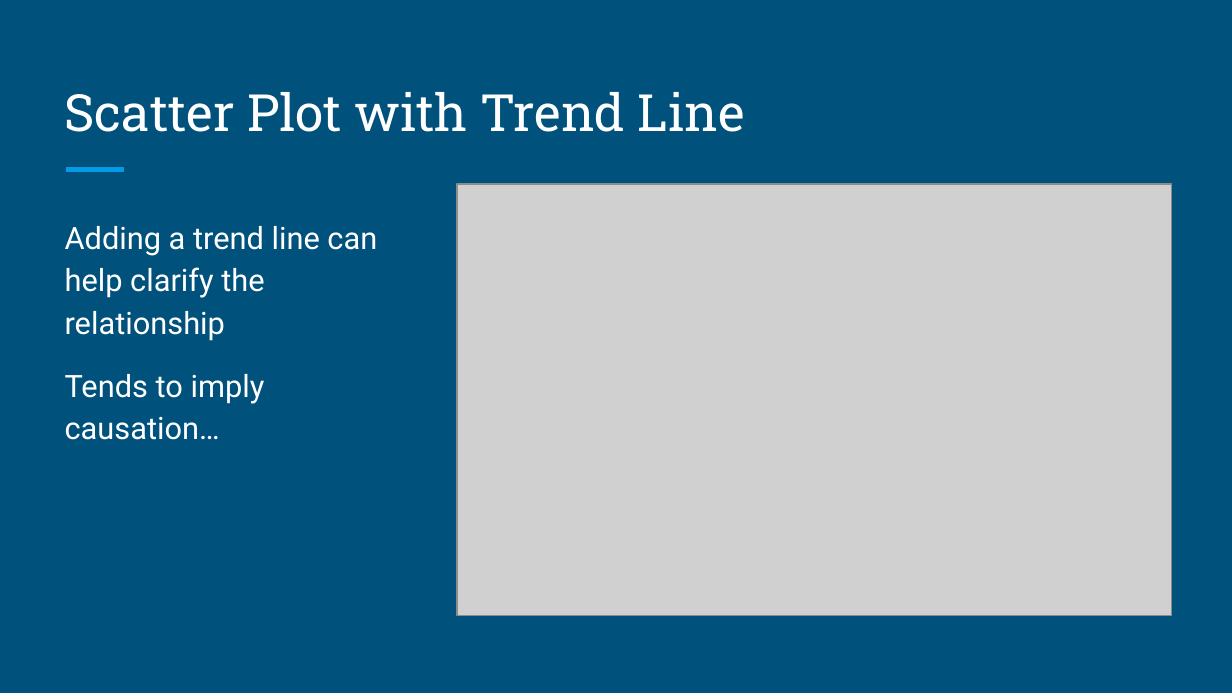
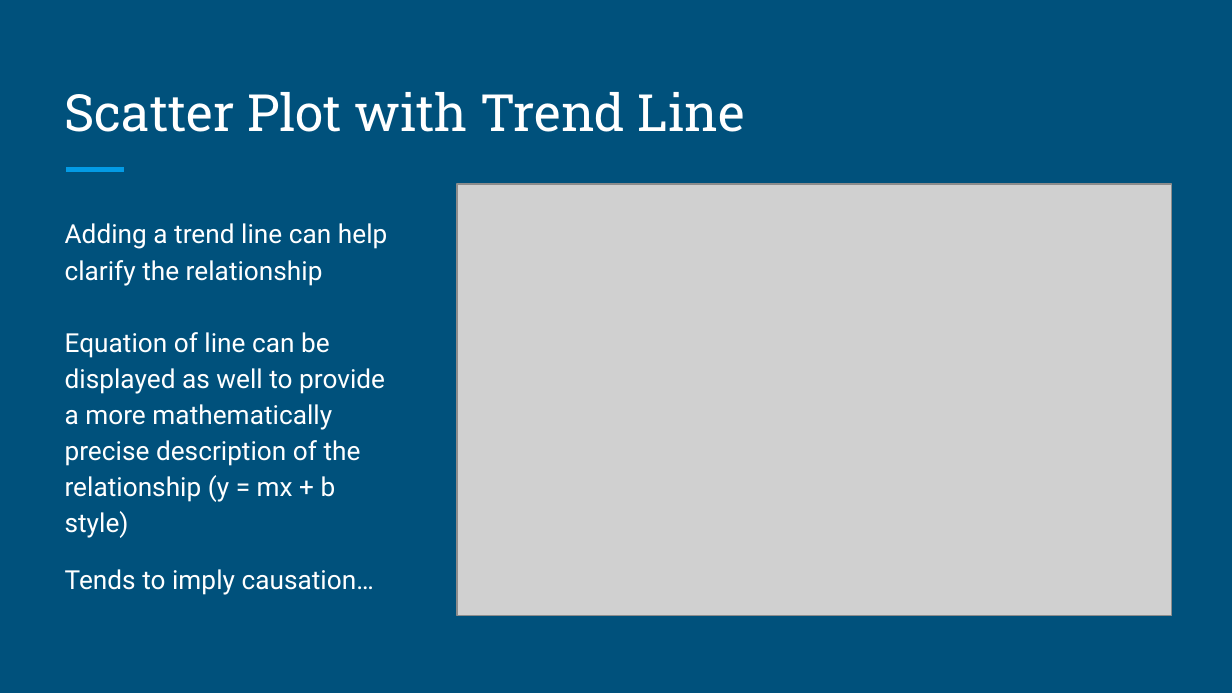
Before and after one commit to rjwrobel86/applied-business-statistics, a slide deck: slide 30 of course-materials/slides/Organizing & Visualizing Data.pptx. Drawn at 1232x693 pixels with LibreOffice and Linux fonts; fonts in the diff are those of the drawing; grey boxes stand for pictures. Boxes give left, top, right and bottom in pixels: in the first picture for what was removed or moved away, otherwise in the second. Text is boxed around its words. In the diff, an @@ line names an element or a change of style, - is before the commit and + after.

```diff
--- a/course-materials/slides/Organizing & Visualizing Data.pptx
+++ b/course-materials/slides/Organizing & Visualizing Data.pptx
@@ text at [65, 223, 387, 595]: size 18 to 15.3 pt in "Adding a trend line can help clarify ...", "Tends to imply causation…" @@
@@ text at [65, 332, 385, 538]: paragraph added @@
+Equation of line can be displayed as well to provide a more mathematically precise description of the relationship (y = mx + b style)
```
Also in this commit, not shown: 5 other slides changed, 4 other files.
